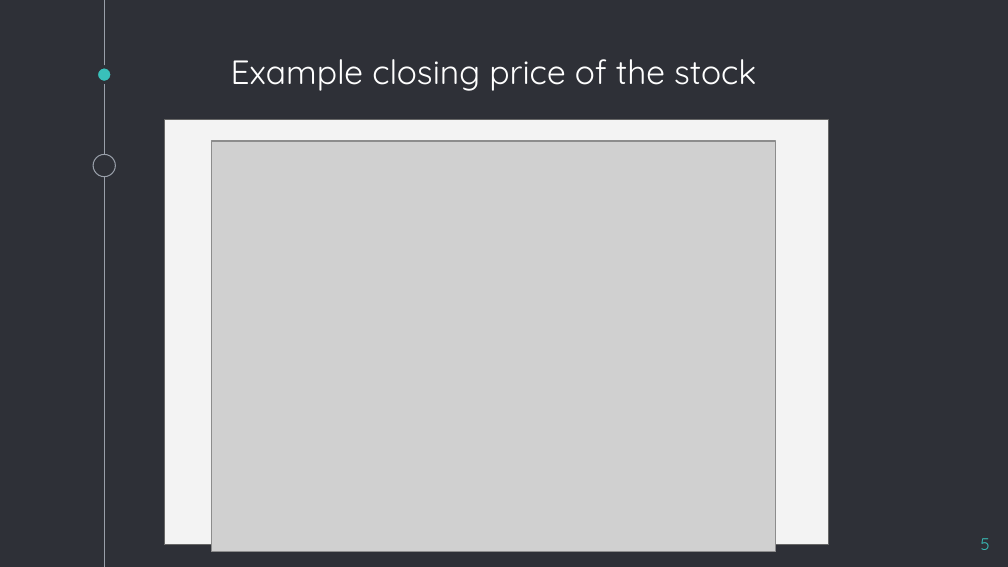
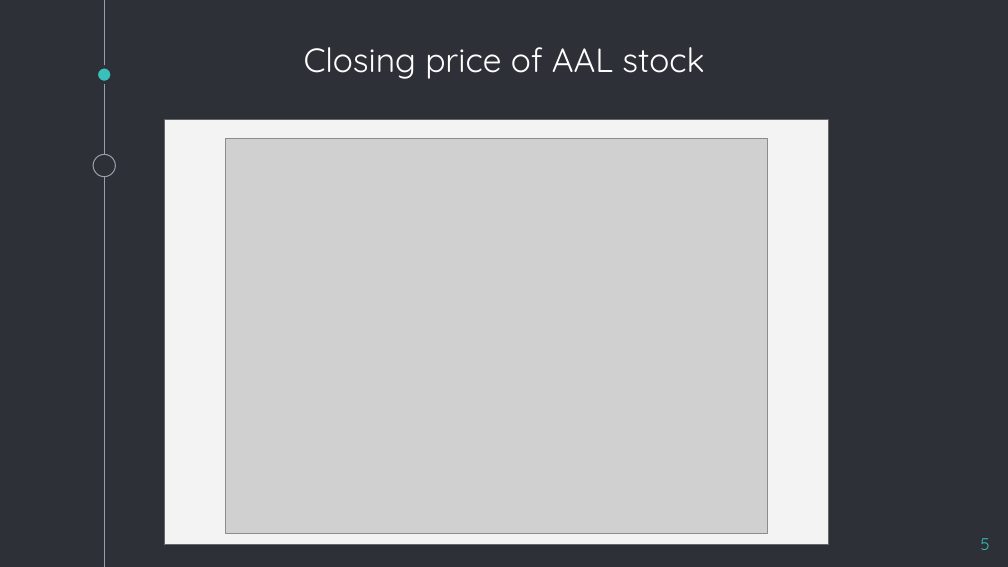
Before and after one commit to karabasisilias92/deep-neural-nets-stock-prediction-models, a slide deck: slide 5 of Deep Neural Nets - Presentation.pptx. Drawn at 1008x567 pixels with LibreOffice and Linux fonts; fonts in the diff are those of the drawing; grey boxes stand for pictures. Boxes give left, top, right and bottom in pixels: in the first picture for what was removed or moved away, otherwise in the second. Text is boxed around its words. In the diff, an @@ line names an element or a change of style, - is before the commit and + after.

```diff
--- a/Deep Neural Nets - Presentation.pptx
+++ b/Deep Neural Nets - Presentation.pptx
@@ text at box(304, 47, 704, 79): text changed @@
-Example closing price of the stock
+Closing price of AAL stock
@@ picture: place and size @@
-picture at box(212, 141, 776, 551)
+picture at box(225, 139, 767, 534)
```
Also in this commit, not shown: 18 other slides changed, 8 slides added, 5 slides removed.
